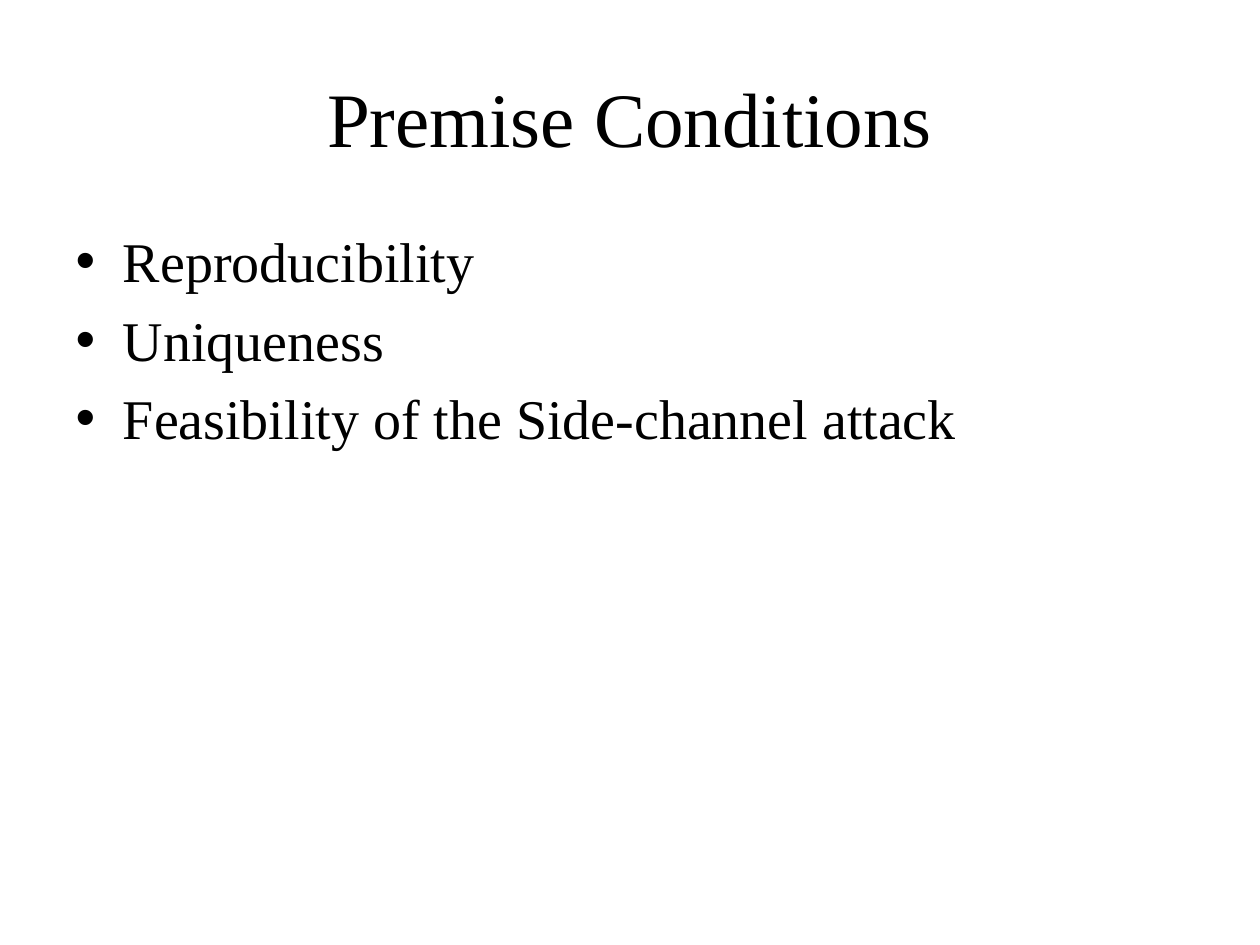
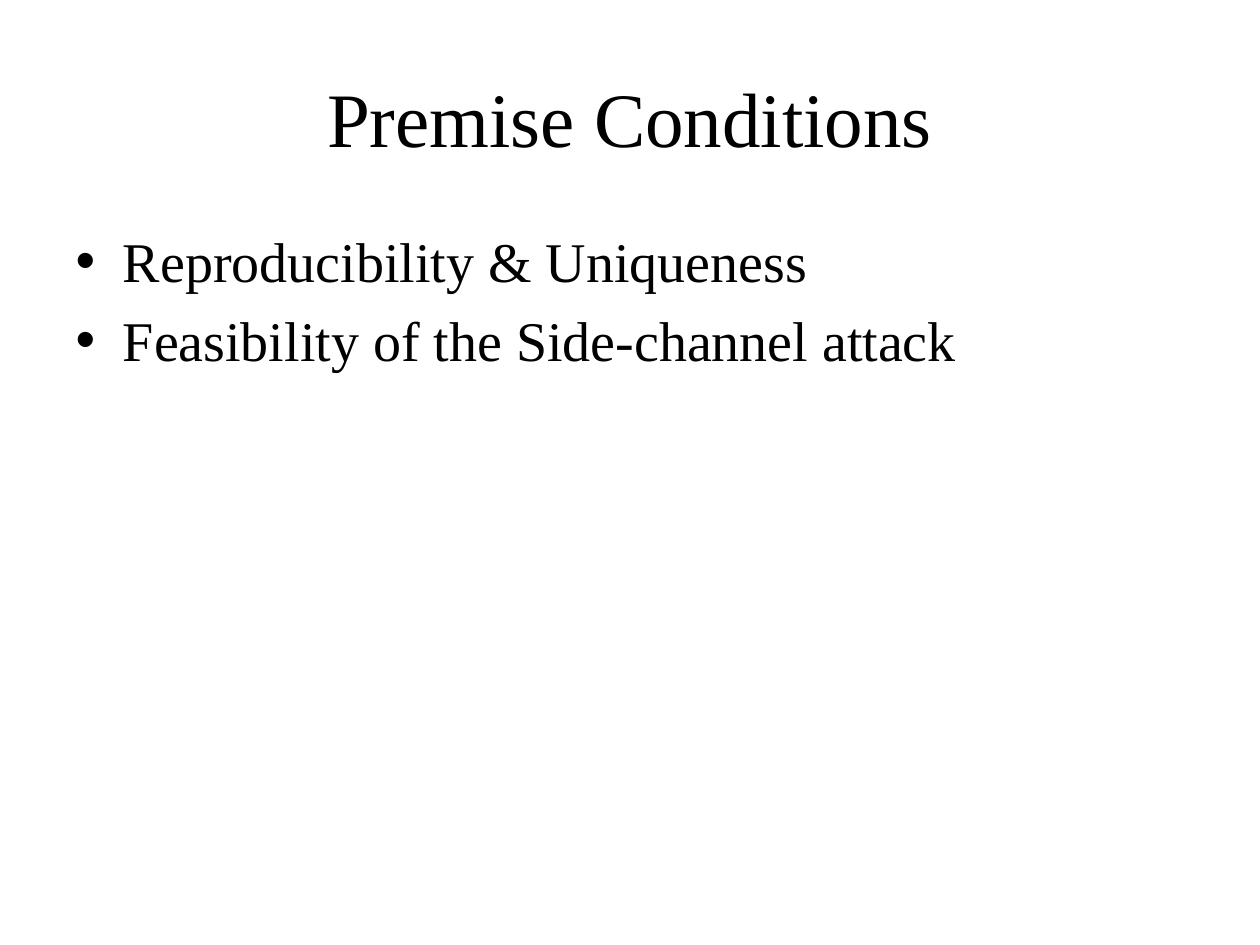
Before and after one commit to yspark/2012Fall-818J, a slide deck: slide 4 of presentation/netflix_yspark.pptx. Drawn at 1260x945 pixels with LibreOffice and Linux fonts; fonts in the diff are those of the drawing. Boxes give left, top, right and bottom in pixels: in the first picture for what was removed or moved away, otherwise in the second. Text is boxed around its words. In the diff, an @@ line names an element or a change of style, - is before the commit and + after.

```diff
--- a/presentation/netflix_yspark.pptx
+++ b/presentation/netflix_yspark.pptx
@@ text at <box>123,243,807,293</box>: text changed @@
-• Reproducibility
-• Uniqueness
+• Reproducibility & Uniqueness
```
Also in this commit, not shown: 5 other slides changed, 11 slides added.
